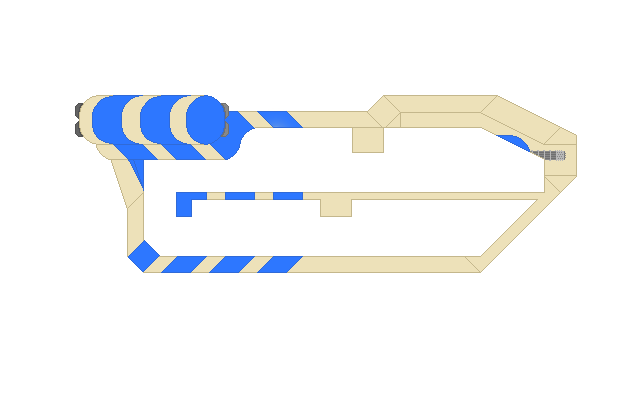
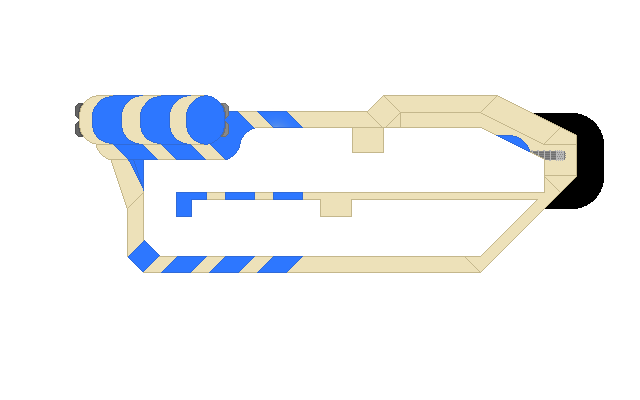
Layers edited between the first and the second 640px x 400px image:
showed "Cockpit" (1st of 2, in "Ship Cutaway") over [534, 113, 604, 209]
